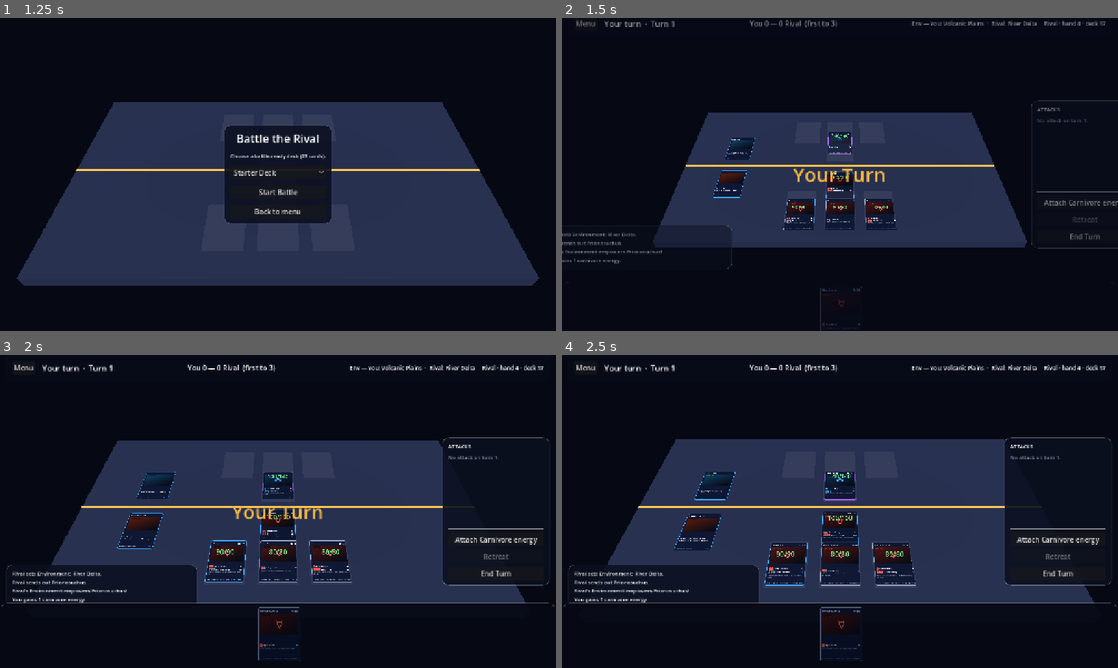
Above: before the commit, frames 1-4 (two rows, left to right).
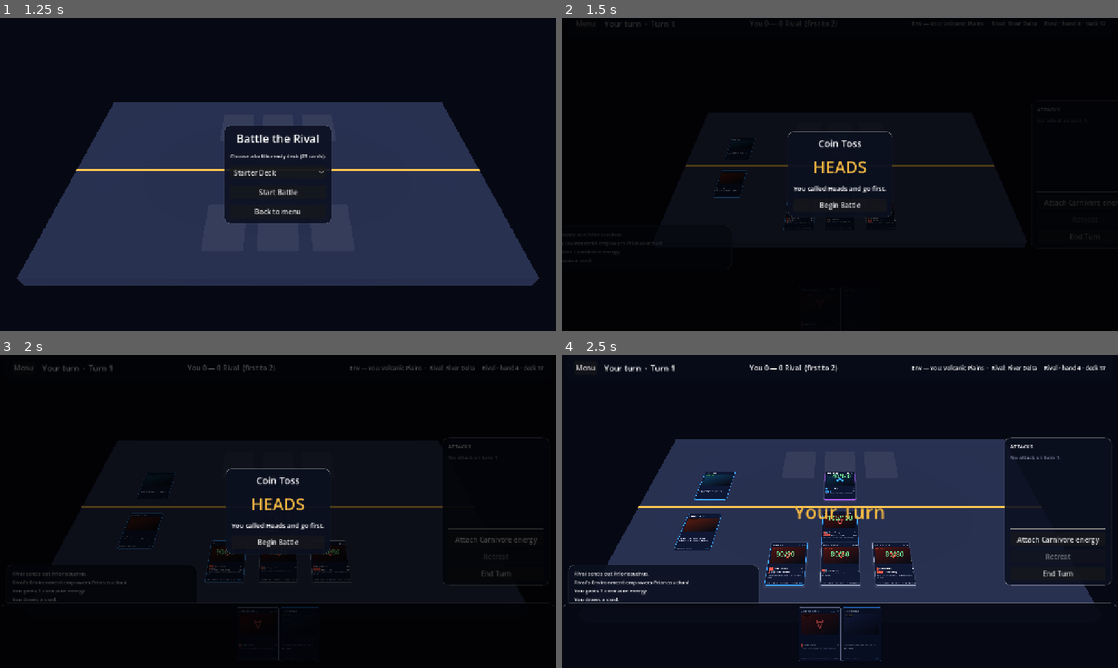
Above: after the commit, the same moments.

Repository: mjneverdie23-cell/tcg-game
Game: Godot game, scene res://scenes/menus/main_menu.tscn
The game is run twice, just before and just after one commit, with the same random seed, the same clock (stepped at 60 frames per second) and the same inputs.
Inputs (mouse positions are in pixels of both pictures, inside the frame that each line leads up to):
- Up to frame 1 (1.25 s): click "Battle" at 0.5 s
- Up to frame 2 (1.5 s): click "Start Battle" at 1.25 s
- Up to frame 3 (2 s): no input
- Up to frame 4 (2.5 s): click (840, 542) at 2 s, where only the run after the commit has a clickable "Begin Battle"

Frame 1 is identical in both runs. In frame 2, 26% of the frame differs, in the area x 0-100%, y 0-100%; in frame 3, 38%, in the area x 0-100%, y 2-98%; in frame 4, 1.1%.
Error before the commit: Invalid call. Nonexistent function 'open' in base 'Control'. (res://scenes/battle/battle.gd:517)

Commit message:
Fix card viewer crash, pack reveal freeze, and turn/win rules
1. Card viewer crashed on every click (battle + collection).
   card_viewer.tscn declared its script as an ext_resource but never
   assigned it to the root node, so each instance was a bare Control:
   'Invalid call. Nonexistent function open in base Control'. The script is
   now attached to the root.

2. Pack opening froze after the first card. The reveal advanced from
   _unhandled_input, but the reveal panel's Controls consume clicks before
   they can reach it, so the next card never came. RevealPanel is now a
   full-rect Control with a dimmed backdrop that owns the input; the box and
   centering container pass clicks through to it, and advancing triggers on
   button release so a tap and a swipe both work. Done still closes the
   summary, which lists all five cards with NEW badges.

3. Battle rules corrected to the official ruleset:
   - Win at 2 knockouts (was 3) — the HUD reads 'first to 2' from the
     same constant.
   - Every turn begins with a draw, including turns 1 and 2 (previously
     drawing only started on turn 3).
   - The coin toss is now shown: a modal reports Heads/Tails and who goes
     first, and play only begins once it is dismissed, so the opening turn
     is never a surprise. BattleEngine exposes heads_player/first_player for
     the UI instead of burying the result in the log.
   Turn 1 still allows energy, Spells and benching but no attack or
   Support; turn 2 onward is the full flow.

Co-Authored-By: Claude Fable 5 <noreply@anthropic.com>
Claude-Session: https://claude.ai/code/session_017Hf6pSpxwJY3Yv9KAXDSxV

Diff:
--- a/godot/scenes/battle/battle.gd
+++ b/godot/scenes/battle/battle.gd
@@ -46,6 +46,7 @@
 	%RetreatButton.pressed.connect(_on_retreat_pressed)
 	%EnergyButton.pressed.connect(_on_energy_pressed)
 	%TargetCancel.pressed.connect(func() -> void: %TargetPopup.visible = false)
+	%CoinButton.pressed.connect(_on_coin_dismissed)
 	%ReturnButton.pressed.connect(SceneRouter.back)
 	_populate_deck_choices()
 
@@ -82,10 +83,30 @@
 	_reward_granted = false
 	%SetupPanel.visible = false
 	%HUD.visible = true
-	_last_turn_owner = -1
+	_last_turn_owner = _engine.current  # banner waits until after the toss
 	_previous_hand = []
 	_intro_camera()
 	_animate_hud_entrance()
+	_refresh()
+	_show_coin_toss()
+
+
+## The toss decides who acts first, so the player sees it before any card
+## moves. Play only begins once it is dismissed.
+func _show_coin_toss() -> void:
+	var player_called_heads := _engine.heads_player == 0
+	%CoinResult.text = "HEADS" if player_called_heads else "TAILS"
+	%CoinResult.add_theme_color_override(
+		"font_color", CardStyle.GOLD if _engine.first_player == 0 else Color("ff8a7a"))
+	%CoinDetail.text = (
+		"You called %s and go first." if _engine.first_player == 0
+		else "Rival called %s and goes first.") % ("Heads" if player_called_heads else "Tails")
+	%CoinPanel.visible = true
+
+
+func _on_coin_dismissed() -> void:
+	%CoinPanel.visible = false
+	_last_turn_owner = -1  # let the turn banner announce the opening turn
 	_refresh()
 	if _engine.current == 1:
 		_run_ai_turn()
--- a/godot/scenes/battle/battle.tscn
+++ b/godot/scenes/battle/battle.tscn
@@ -260,6 +260,67 @@
 theme_override_constants/separation = 10
 alignment = 1
 
+[node name="CoinPanel" type="Control" parent="UI/Root"]
+unique_name_in_owner = true
+visible = false
+layout_mode = 1
+anchors_preset = 15
+anchor_right = 1.0
+anchor_bottom = 1.0
+grow_horizontal = 2
+grow_vertical = 2
+
+[node name="CoinBackdrop" type="ColorRect" parent="UI/Root/CoinPanel"]
+layout_mode = 1
+anchors_preset = 15
+anchor_right = 1.0
+anchor_bottom = 1.0
+grow_horizontal = 2
+grow_vertical = 2
+color = Color(0, 0, 0, 0.7)
+
+[node name="CoinCenter" type="CenterContainer" parent="UI/Root/CoinPanel"]
+layout_mode = 1
+anchors_preset = 15
+anchor_right = 1.0
+anchor_bottom = 1.0
+grow_horizontal = 2
+grow_vertical = 2
+mouse_filter = 2
+
+[node name="CoinBox" type="PanelContainer" parent="UI/Root/CoinPanel/CoinCenter"]
+layout_mode = 2
+theme_override_styles/panel = SubResource("StyleBox_panel")
+
+[node name="CoinColumn" type="VBoxContainer" parent="UI/Root/CoinPanel/CoinCenter/CoinBox"]
+layout_mode = 2
+theme_override_constants/separation = 12
+
+[node name="CoinTitle" type="Label" parent="UI/Root/CoinPanel/CoinCenter/CoinBox/CoinColumn"]
+layout_mode = 2
+theme_override_font_sizes/font_size = 22
+text = "Coin Toss"
+horizontal_alignment = 1
+
+[node name="CoinResult" type="Label" parent="UI/Root/CoinPanel/CoinCenter/CoinBox/CoinColumn"]
+unique_name_in_owner = true
+layout_mode = 2
+theme_override_font_sizes/font_size = 38
+text = "HEADS"
+horizontal_alignment = 1
+
+[node name="CoinDetail" type="Label" parent="UI/Root/CoinPanel/CoinCenter/CoinBox/CoinColumn"]
+unique_name_in_owner = true
+layout_mode = 2
+theme_override_font_sizes/font_size = 15
+text = "You go first."
+horizontal_alignment = 1
+
+[node name="CoinButton" type="Button" parent="UI/Root/CoinPanel/CoinCenter/CoinBox/CoinColumn"]
+unique_name_in_owner = true
+layout_mode = 2
+text = "Begin Battle"
+
 [node name="TurnBanner" type="Label" parent="UI/Root/HUD"]
 unique_name_in_owner = true
 modulate = Color(1, 1, 1, 0)
--- a/godot/scenes/cards/card_viewer.tscn
+++ b/godot/scenes/cards/card_viewer.tscn
@@ -3,6 +3,7 @@
 [ext_resource type="Script" path="res://scenes/cards/card_viewer.gd" id="1"]
 
 [node name="CardViewer" type="Control"]
+script = ExtResource("1")
 visible = false
 layout_mode = 3
 anchors_preset = 15
--- a/godot/scenes/shop/shop.gd
+++ b/godot/scenes/shop/shop.gd
@@ -22,6 +22,8 @@
 func _ready() -> void:
 	%BackButton.pressed.connect(SceneRouter.back)
 	%DoneButton.pressed.connect(func() -> void: %RevealPanel.visible = false)
+	# Click or swipe anywhere on the dimmed backdrop to reveal the next card.
+	%RevealBackdrop.gui_input.connect(_on_reveal_input)
 	PlayerData.coins_changed.connect(func(_amount: int) -> void: _refresh_buttons())
 	_build_pack_panels()
 	_refresh_coins()
@@ -223,10 +225,12 @@
 	return holder
 
 
-func _unhandled_input(event: InputEvent) -> void:
-	# During single-card reveals, any click/tap advances to the next card.
+## Advances the one-at-a-time reveal. Bound to the backdrop's gui_input
+## because the reveal panel's Controls consume clicks before they could ever
+## reach _unhandled_input — which is what froze the sequence on card 1.
+func _on_reveal_input(event: InputEvent) -> void:
 	if _reveal_phase != "card":
 		return
-	if event is InputEventMouseButton and event.pressed:
-		get_viewport().set_input_as_handled()
+	# Release (rather than press) so a swipe and a tap both land here.
+	if event is InputEventMouseButton and not event.pressed:
 		_show_next_card()
--- a/godot/scenes/shop/shop.tscn
+++ b/godot/scenes/shop/shop.tscn
@@ -69,7 +69,7 @@
 text = "Win battles (+50 coins) to afford premium packs."
 horizontal_alignment = 1
 
-[node name="RevealPanel" type="CenterContainer" parent="."]
+[node name="RevealPanel" type="Control" parent="."]
 unique_name_in_owner = true
 visible = false
 layout_mode = 1
@@ -79,26 +79,46 @@
 grow_horizontal = 2
 grow_vertical = 2
 
-[node name="RevealBox" type="PanelContainer" parent="RevealPanel"]
+[node name="RevealBackdrop" type="ColorRect" parent="RevealPanel"]
+unique_name_in_owner = true
+layout_mode = 1
+anchors_preset = 15
+anchor_right = 1.0
+anchor_bottom = 1.0
+grow_horizontal = 2
+grow_vertical = 2
+color = Color(0, 0, 0, 0.72)
+
+[node name="RevealCenter" type="CenterContainer" parent="RevealPanel"]
+layout_mode = 1
+anchors_preset = 15
+anchor_right = 1.0
+anchor_bottom = 1.0
+grow_horizontal = 2
+grow_vertical = 2
+mouse_filter = 1
+
+[node name="RevealBox" type="PanelContainer" parent="RevealPanel/RevealCenter"]
 layout_mode = 2
+mouse_filter = 1
 
-[node name="RevealColumn" type="VBoxContainer" parent="RevealPanel/RevealBox"]
+[node name="RevealColumn" type="VBoxContainer" parent="RevealPanel/RevealCenter/RevealBox"]
 layout_mode = 2
 theme_override_constants/separation = 14
 
-[node name="RevealTitle" type="Label" parent="RevealPanel/RevealBox/RevealColumn"]
+[node name="RevealTitle" type="Label" parent="RevealPanel/RevealCenter/RevealBox/RevealColumn"]
 unique_name_in_owner = true
 layout_mode = 2
 theme_override_font_sizes/font_size = 24
 text = "Dawn Pack opened!"
 horizontal_alignment = 1
 
-[node name="RevealRow" type="HBoxContainer" parent="RevealPanel/RevealBox/RevealColumn"]
+[node name="RevealRow" type="HBoxContainer" parent="RevealPanel/RevealCenter/RevealBox/RevealColumn"]
 unique_name_in_owner = true
 layout_mode = 2
 theme_override_constants/separation = 12
 
-[node name="DoneButton" type="Button" parent="RevealPanel/RevealBox/RevealColumn"]
+[node name="DoneButton" type="Button" parent="RevealPanel/RevealCenter/RevealBox/RevealColumn"]
 unique_name_in_owner = true
 layout_mode = 2
 text = "Done"
--- a/godot/scripts/battle/battle_engine.gd
+++ b/godot/scripts/battle/battle_engine.gd
@@ -13,20 +13,20 @@
 ##   match) and optionally up to 3 more basics onto the Back slots.
 ## - Energy is auto-generated: 1 unit of the player's element per turn,
 ##   attachable to one dinosaur. Attack costs are paid by energy count.
-## - Turn 1 (starting player): energy + Spell cards only, no attack.
-##   Turn 2 (second player): energy + Spells + one Support + may attack.
-##   Turn 3+: draw 1, then the full flow (energy, Spells, one Support,
+## - Every turn begins with a draw. Turn 1 (the player who won the toss):
+##   energy + Spell cards, place basics — no attack and no Support.
+##   Turn 2 onward: the full flow (draw, energy, Spells, one Support,
 ##   Environment replacement, evolve, retreat once, attack once).
 ## - Each player's Environment passively buffs their own Active while its
 ##   type matches; it stays until replaced.
 ## - Damage: base + boosts, x2 weakness, -20 resistance. Statuses:
 ##   poisoned / asleep / paralyzed via signature attacks.
-## - Win: knock out 3 opposing Dinosaurs, or the opponent cannot promote a
+## - Win: knock out 2 opposing Dinosaurs, or the opponent cannot promote a
 ##   replacement Active.
 
 signal log_line(text: String)
 
-const POINTS_TO_WIN := 3
+const POINTS_TO_WIN := 2
 const BENCH_SIZE := 3
 const OPENING_HAND := 6
 
@@ -45,6 +45,10 @@
 
 ## Every log line so far — lets the UI catch up on setup events.
 var log_history := PackedStringArray()
+
+## Coin-toss outcome, surfaced to the UI: who called Heads and who starts.
+var heads_player: int = 0
+var first_player: int = 0
 
 var players: Array[BattlePlayerState] = []
 var current: int = 0
@@ -67,6 +71,8 @@
 
 	# Coin flip: one player is Heads, the other Tails; Heads starts.
 	var heads := 0 if _rng.randf() < 0.5 else 1
+	heads_player = heads
+	first_player = heads
 	current = heads
 	_log("Coin flip — %s is Heads, %s is Tails. %s starts." % [
 		_name(heads), _name(opponent_of(heads)), _name(heads)])
@@ -347,7 +353,7 @@
 	player.reset_turn_flags()
 	_log("%s gains 1 %s energy." % [
 		_name(current), CardCatalogTypes.TYPE_NAMES[player.element]])
-	if turn_number >= 3 and player.draw() > 0:
+	if player.draw() > 0:
 		_log("%s draws a card." % _name(current))
 
 
